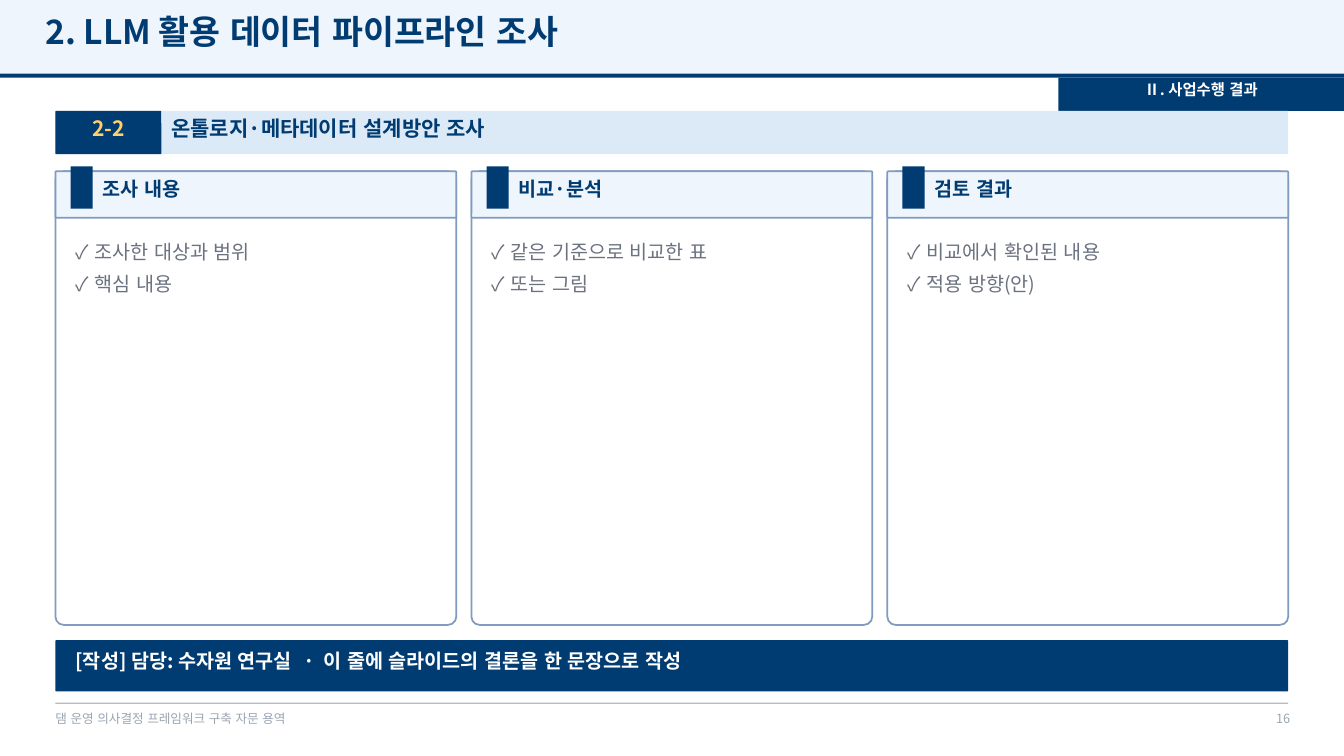
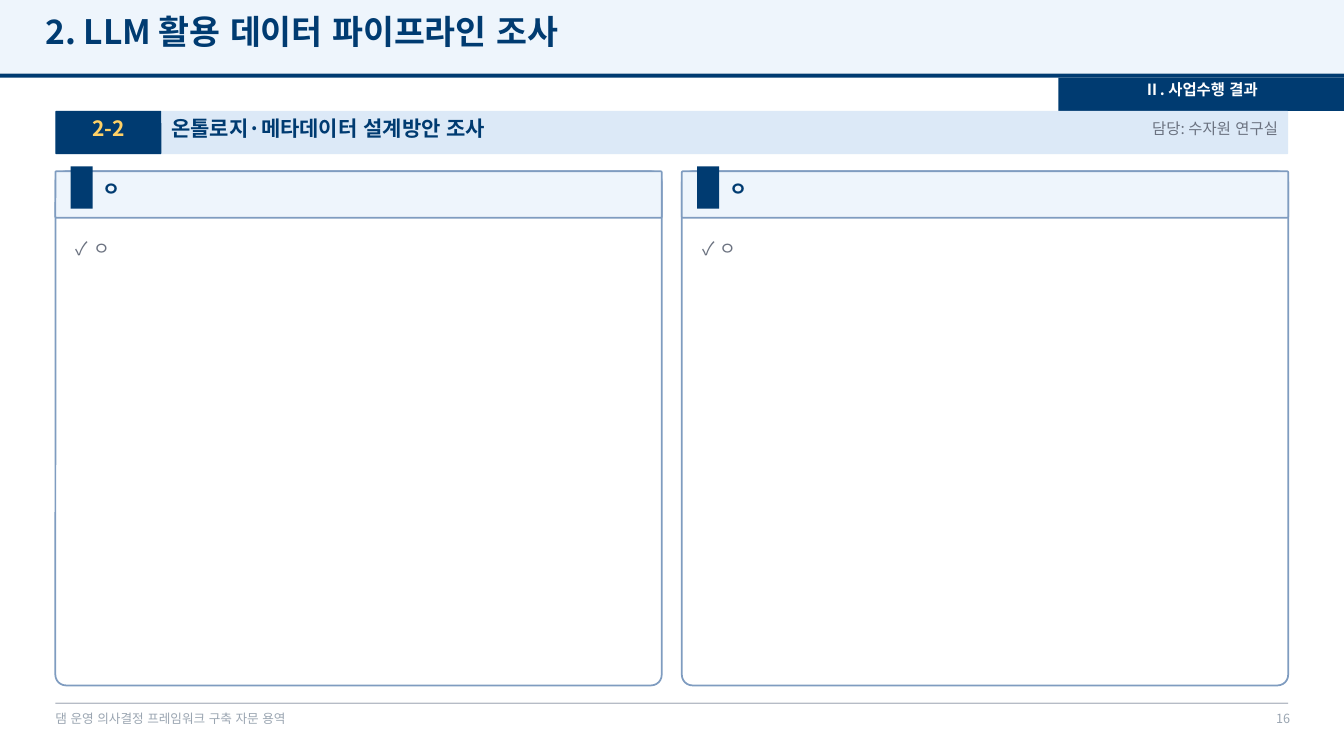
Before and after one commit to mkm1119/KGRAG-LLM, a slide deck: slide 16 of project_khnp/2026.12.09_최종보고회_발표자료_템플릿.pptx. Drawn at 1344x756 pixels with LibreOffice and Linux fonts; fonts in the diff are those of the drawing; background and template pictures are left out. Boxes give left, top, right and bottom in pixels: in the first picture for what was removed or moved away, otherwise in the second. Text is boxed around its words. In the diff, an @@ line names an element or a change of style, - is before the commit and + after.

```diff
--- a/project_khnp/2026.12.09_최종보고회_발표자료_템플릿.pptx
+++ b/project_khnp/2026.12.09_최종보고회_발표자료_템플릿.pptx
@@ text added at (1152, 121, 1278, 135), 11 pt, text #6B7280 @@
+담당: 수자원 연구실
@@ rounded rectangle: place and size @@
-rounded rectangle at (55, 171, 457, 218)
+rounded rectangle at (55, 171, 661, 218)
@@ rounded rectangle: place and size @@
-rounded rectangle at (55, 171, 457, 625)
+rounded rectangle at (55, 171, 661, 686)
@@ text removed at (103, 179, 180, 198) @@
-조사 내용
@@ rounded rectangle removed at (472, 171, 873, 625) @@
@@ rounded rectangle removed at (472, 171, 873, 218) @@
@@ rectangle removed at (487, 166, 509, 209) @@
@@ text removed at (519, 179, 603, 198) @@
-비교·분석
@@ rounded rectangle: place and size @@
-rounded rectangle at (887, 171, 1289, 218)
+rounded rectangle at (682, 171, 1288, 218)
@@ rounded rectangle: place and size @@
-rounded rectangle at (887, 171, 1289, 625)
+rounded rectangle at (682, 171, 1288, 686)
@@ rectangle: place and size @@
-rectangle at (902, 166, 925, 209)
+rectangle at (698, 166, 720, 209)
@@ text removed at (935, 179, 1012, 198) @@
-검토 결과
@@ text added at (103, 183, 121, 194), 14 pt, text #003B71, bold @@
+ㅇ
@@ text added at (729, 183, 747, 194), 14 pt, text #003B71, bold @@
+ㅇ
@@ text added at (93, 243, 110, 253), 13 pt, text #6B7280 @@
+✓ ㅇ
@@ text removed at (94, 243, 250, 293) @@
-✓ 조사한 대상과 범위
-✓ 핵심 내용
@@ text removed at (510, 243, 707, 293) @@
-✓ 같은 기준으로 비교한 표
-✓ 또는 그림
@@ text added at (719, 243, 736, 253), 13 pt, text #6B7280 @@
+✓ ㅇ
@@ text removed at (926, 242, 1100, 295) @@
-✓ 비교에서 확인된 내용
-✓ 적용 방향(안)
@@ rounded rectangle removed at (55, 640, 1289, 692) @@
@@ text removed at (76, 651, 681, 672) @@
-[작성] 담당: 수자원 연구실 · 이 줄에 슬라이드의 결론을 한 문장으로 작성
```
Also in this commit, not shown: 15 other slides changed, 2 slides added, 2 slides removed, 1 other file.
